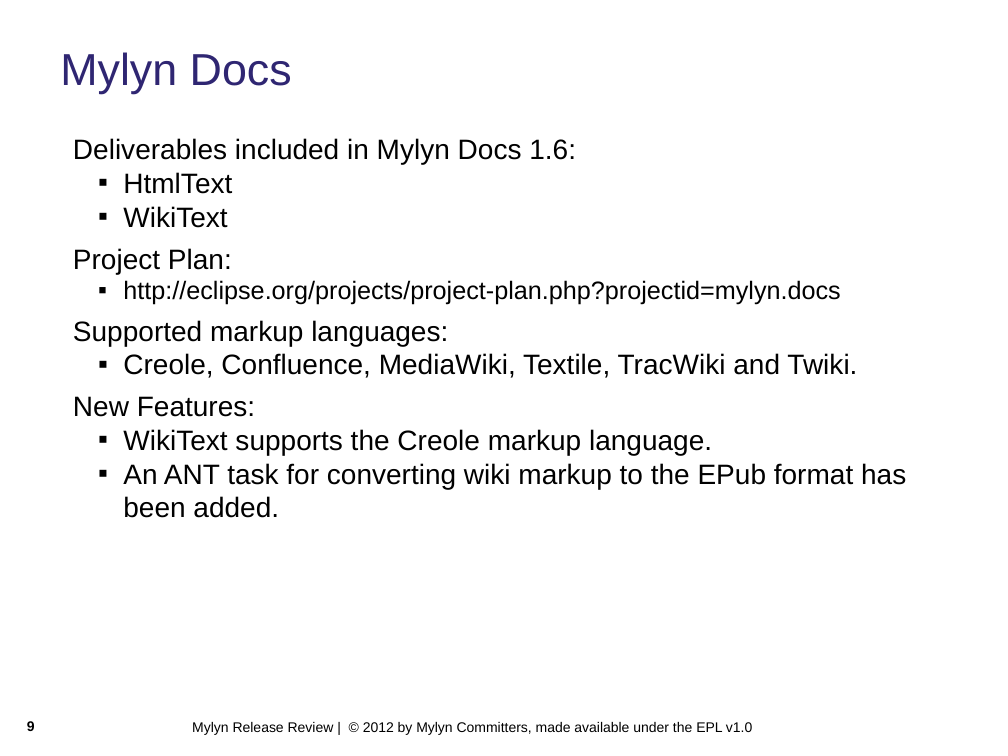
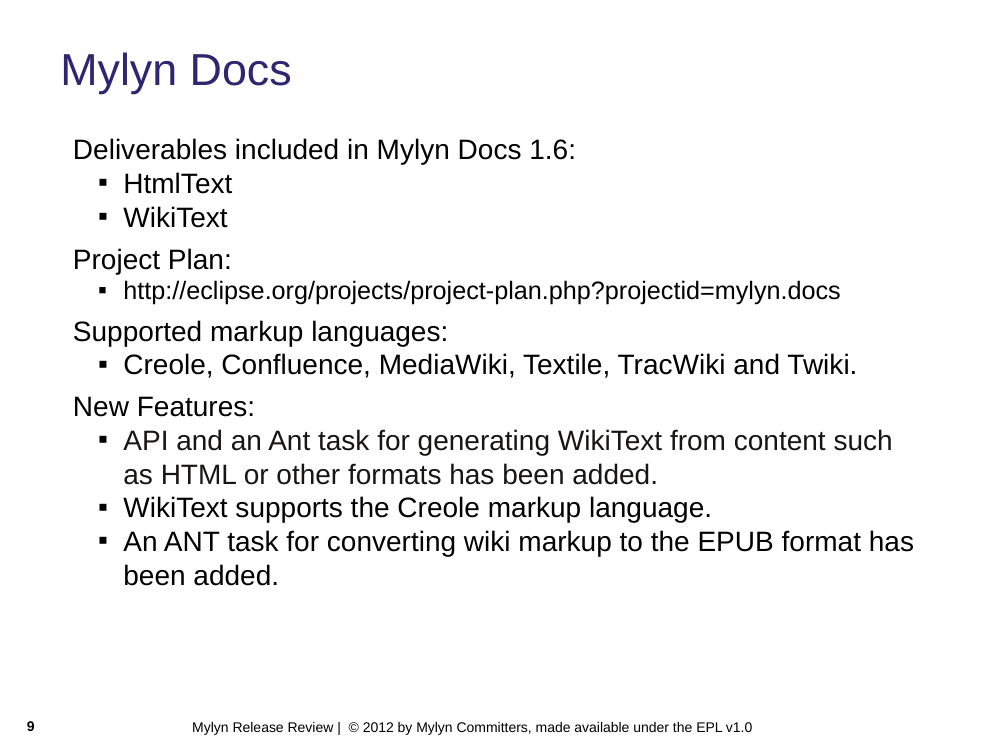
Before and after one commit to eclipse-mylyn/mylyn-website, a slide deck: slide 9 of publications/2012-03-mylyn-3.7-release-review.ppt. Drawn at 1008x756 pixels with LibreOffice and Linux fonts; fonts in the diff are those of the drawing; background and template pictures are left out. Boxes give left, top, right and bottom in pixels: in the first picture for what was removed or moved away, otherwise in the second. Text is boxed around its words. In the diff, an @@ line names an element or a change of style, - is before the commit and + after.

```diff
--- a/publications/2012-03-mylyn-3.7-release-review.ppt
+++ b/publications/2012-03-mylyn-3.7-release-review.ppt
@@ text at [123,429,893,485]: paragraph added @@
+  ▪ API and an Ant task for generating WikiText from content such as HTML or other formats has been added.
@@ text at [123,530,914,586]: text changed @@
-  ▪ An ANT task for converting wiki markup to the EPub format has been added.
+  ▪ An ANT task for converting wiki markup to the EPUB format has been added.
```
Also in this commit, not shown: 3 other slides changed.
